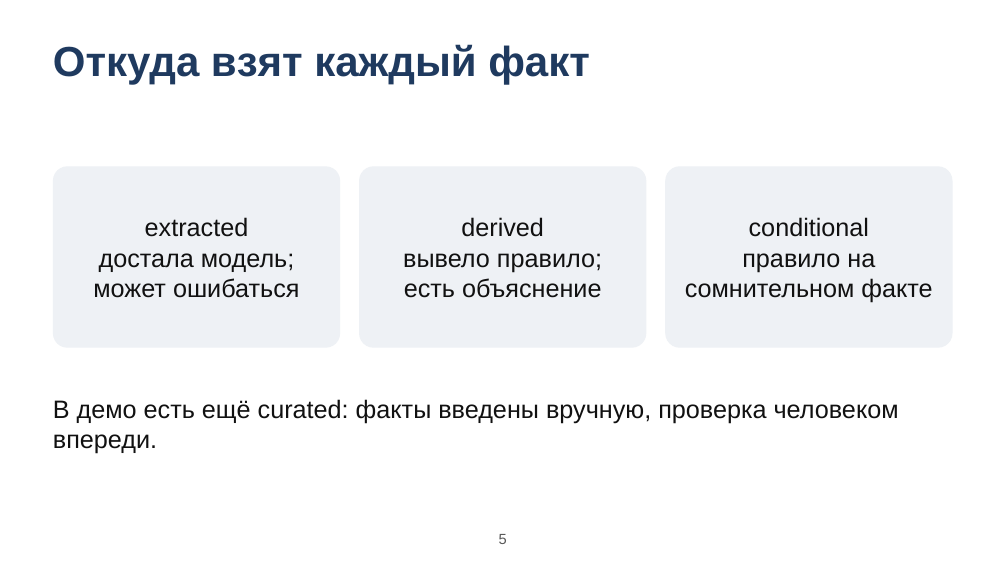
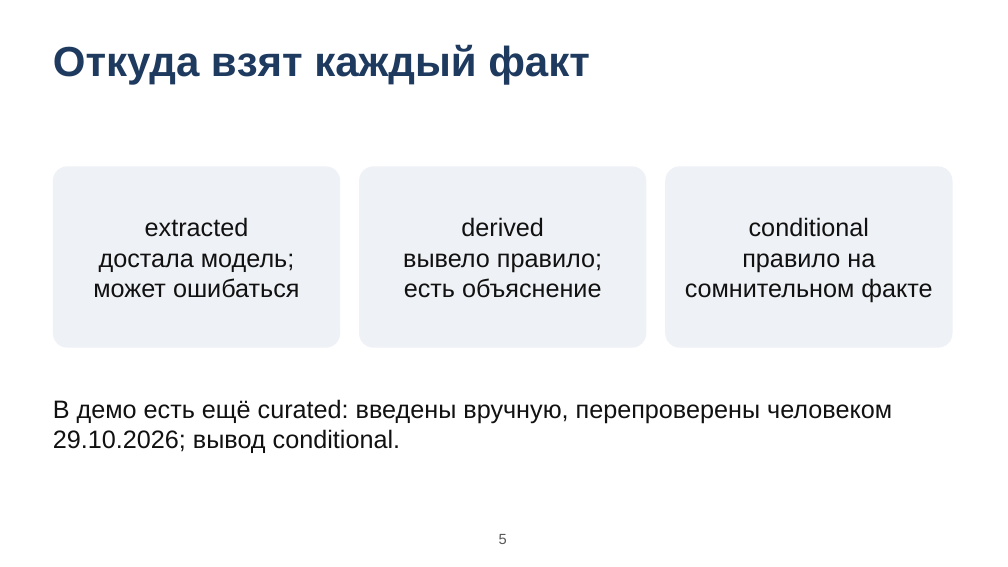
Before and after one commit to AndrewStrizhevskiy/detective-board, a slide deck: slide 5 of docs/gost/09-prezentaciya.pptx. Drawn at 1008x567 pixels with LibreOffice and Linux fonts; fonts in the diff are those of the drawing. Boxes give left, top, right and bottom in pixels: in the first picture for what was removed or moved away, otherwise in the second. Text is boxed around its words. In the diff, an @@ line names an element or a change of style, - is before the commit and + after.

Commit message:
docs(gost): curated facts were re-checked by a human on 2026-10-29 (correction)

```diff
--- a/docs/gost/09-prezentaciya.pptx
+++ b/docs/gost/09-prezentaciya.pptx
@@ text at box(53, 399, 892, 453): text changed @@
-В демо есть ещё curated: факты введены вручную, проверка человеком впереди.
+В демо есть ещё curated: введены вручную, перепроверены человеком 29.10.2026; вывод conditional.
```
Also in this commit, not shown: 28 other files.
